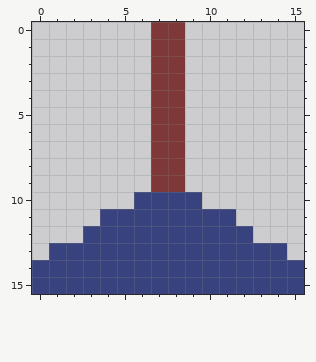
Pixel-art sprite: data/images/original/vantuz.png. The picture above was drawn from the file before the commit.
The file is 16x16 pixels.
The same view after the edit:
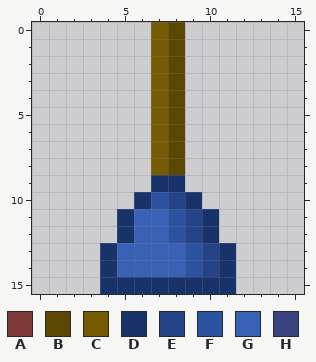
Palette (. is transparent): A #7e3838  B #5c4700  C #755b01  D #183369  E #244487  F #2c53a2  G #3962b6  H #38427e
The exact change:
Changed rows in their new state; - is an unchanged pixel.
first column x 0:
 0 -------CB-------
 1 -------CB-------
 2 -------CB-------
 3 -------CB-------
 4 -------CB-------
 5 -------CB-------
 6 -------CB-------
 7 -------CB-------
 8 -------CB-------
 9 -------DD-------
10 ------DFED------
11 ----.DGGFED.----
12 ---..DGGFED..---
13 -...DGGGGFED...-
14 ....DGGGGFED....
15 ....DDDDDDDD....
Changed places in both pictures, as pixel boxes (x1, y1, x2, y2):
changed: (32, 22, 304, 294)
